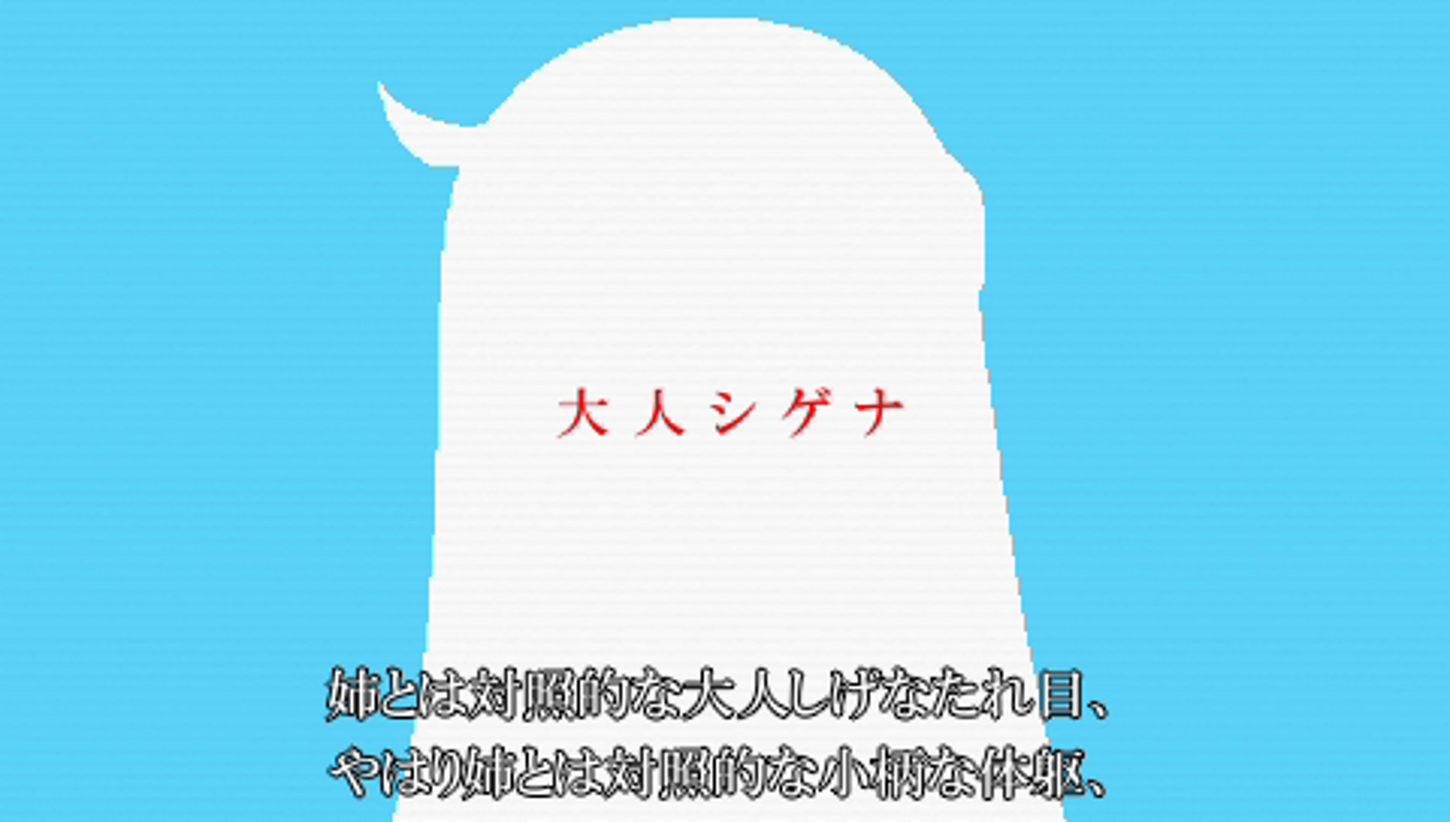
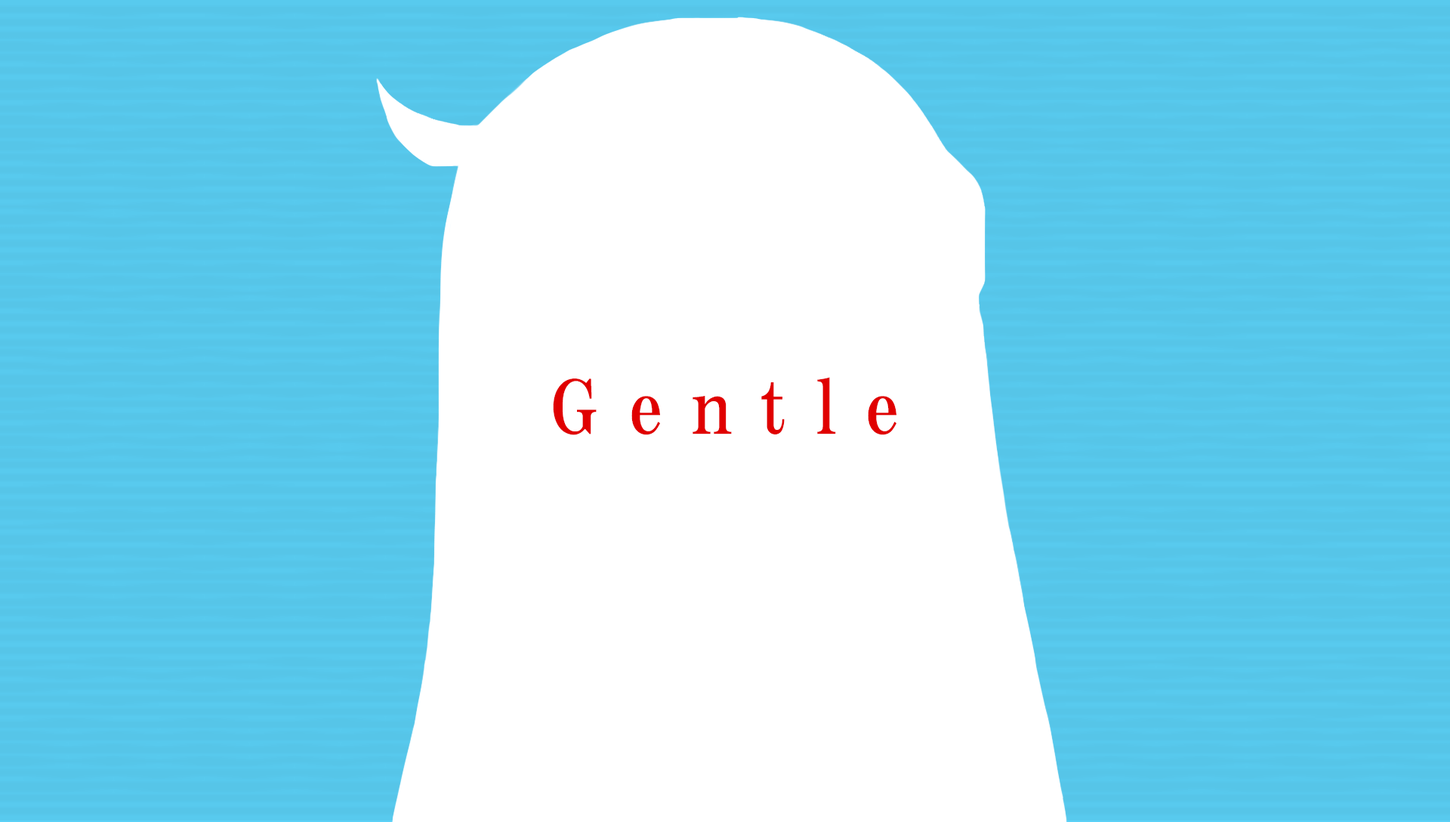
Before/after of a (1450, 822) layered artwork. What changed in the layer stack:
added layer "Gentle" above "大人シゲナ" over 552, 376, 897, 435
added layer "Layer 7" above "Layer 6" over 376, 16, 1068, 822
showed "Layer 2" over 0, 0, 1450, 822
hid "Background" over 0, 0, 1450, 822
